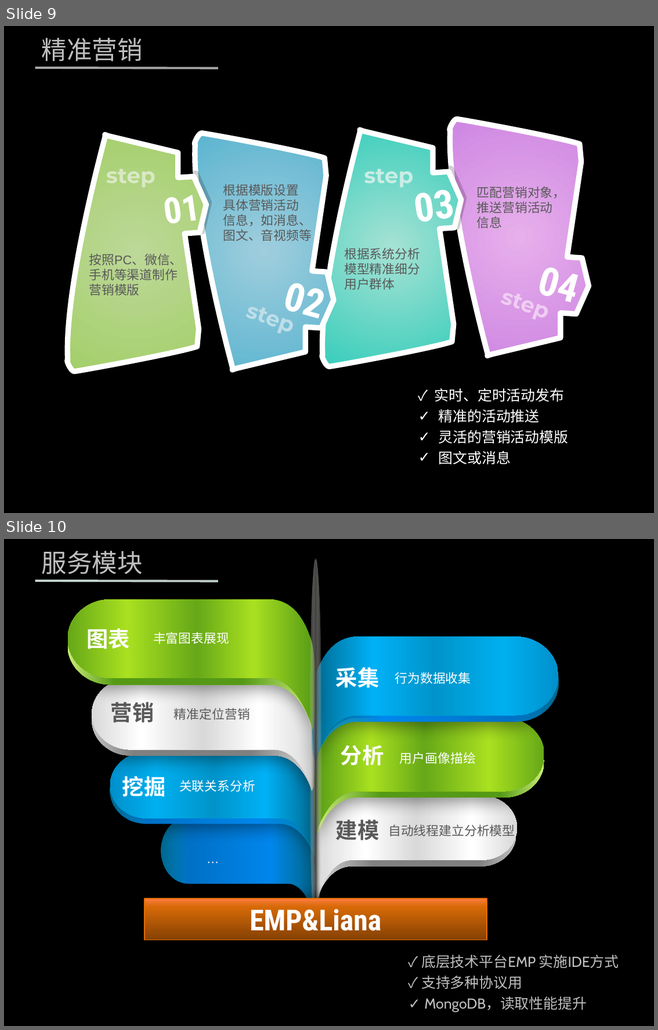
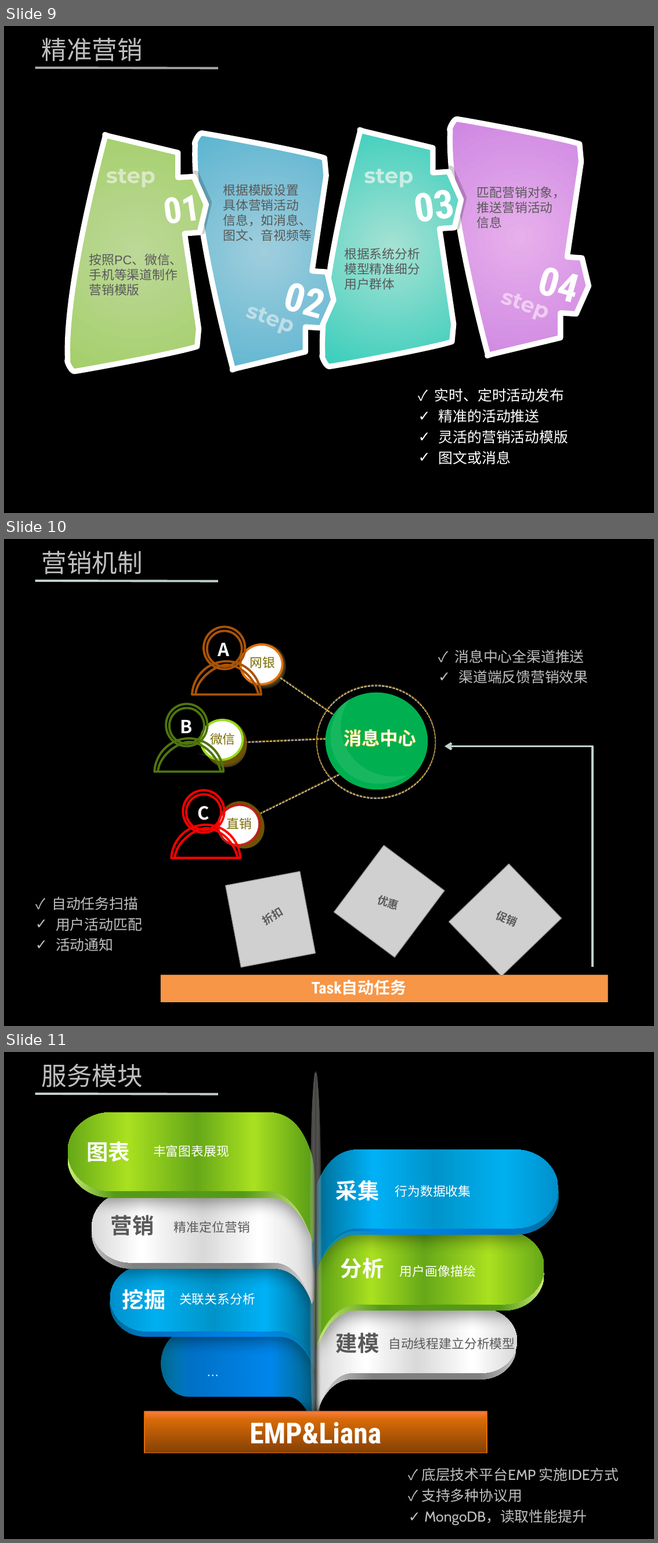
Before and after one commit to zhenghong/UBP, a slide deck: 营销.pptx. Shown one above the other, each under a label of ours: slides 9 and 10 before the commit, slides 9, 10 and 11 after it. The pictures are 658x1030 and 658x1543 pixels, drawn with LibreOffice and Linux fonts; fonts in the diff are those of the drawing; grey boxes stand for pictures; background and template pictures are left out. Boxes give left, top, right and bottom in pixels: in the first picture for what was removed or moved away, otherwise in the second. Text is boxed around its words. In the diff, an @@ line names an element or a change of style, - is before the commit and + after.

Commit message:
modify

```diff
--- a/营销.pptx
+++ b/营销.pptx
@@ slide 10 added at (4, 539, 654, 1026), background picture (left out) @@
@@ text added at (42, 551, 143, 574), 28 pt, text #BFBFBF @@
+营销机制
@@ line added from (35, 581) to (217, 581), #C1D0CA 2.5 pt @@
@@ group added at (192, 627, 260, 695): 2 freeform shapes, 2 ellipses, 1 text @@
+A
@@ text added at (250, 657, 275, 671), 14 pt, text #796D04 @@
+网银
@@ text added at (454, 650, 587, 683), 16 pt, text #BFBFBF @@
+✓ 消息中心全渠道推送
+✓ 渠道端反馈营销效果
@@ group added at (194, 641, 436, 856): 8 ellipses, 4 freeform shapes, 3 lines, 1 text @@
+消息中心
@@ group added at (154, 704, 223, 772): 2 freeform shapes, 2 ellipses, 1 text @@
+B
@@ text added at (210, 733, 235, 747), 14 pt, text #796D04 @@
+微信
@@ elbow arrow added from (592, 967) to (444, 746), #C1D0CA 2.5 pt @@
@@ group added at (171, 790, 240, 858): 2 freeform shapes, 2 ellipses, 1 text @@
+C
@@ text added at (227, 817, 252, 832), 14 pt, text #796D04 @@
+直销
@@ picture added at (333, 845, 444, 958) @@
@@ picture added at (449, 864, 561, 976) @@
@@ text added at (52, 897, 142, 951), 16 pt, text #BFBFBF @@
+✓ 自动任务扫描
+✓ 用户活动匹配
+✓ 活动通知
@@ text added at (376, 895, 397, 909), 12 pt, text #595959, bold @@
+优惠
@@ group added at (161, 872, 607, 1002): 2 texts, 1 rectangle, 1 picture @@
+Task自动任务
+折扣
@@ text added at (495, 911, 514, 925), 12 pt, text #595959, bold @@
+促销
@@ what was slide 10 is now slide 11 @@
```
Also in this commit, not shown: 1 slide changed.
